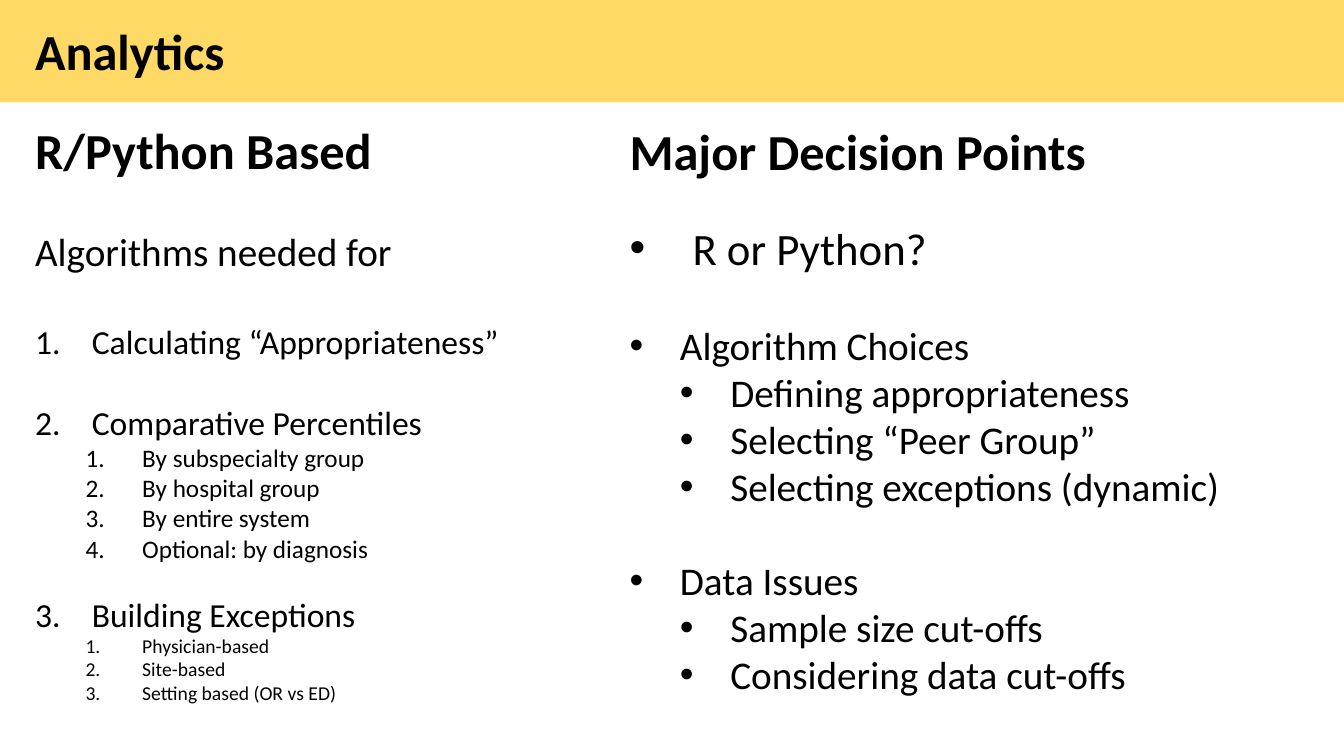
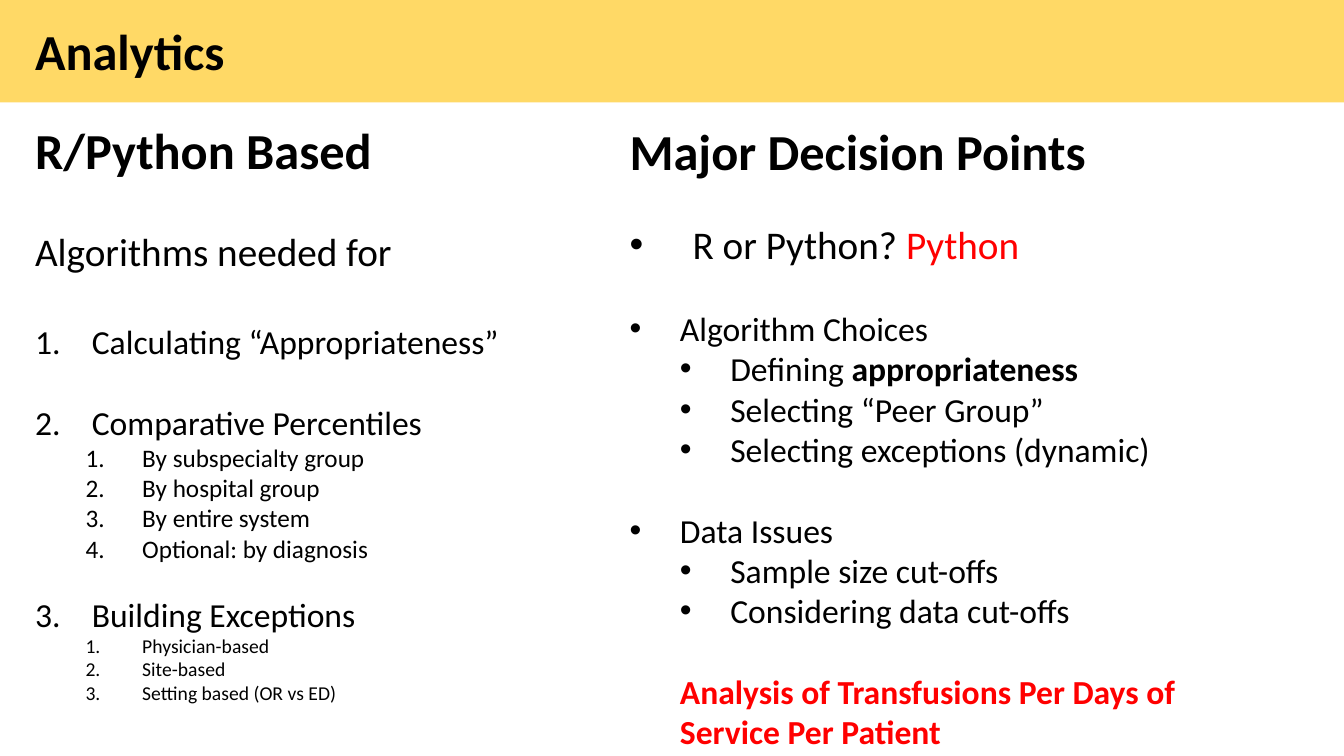
Before and after one commit to RazaS/GADGET_public, a slide deck: slide 4 of GADGET_Blueprint_1.pptx. Drawn at 1344x756 pixels with LibreOffice and Linux fonts; fonts in the diff are those of the drawing. Boxes give left, top, right and bottom in pixels: in the first picture for what was removed or moved away, otherwise in the second. Text is boxed around its words. In the diff, an @@ line names an element or a change of style, - is before the commit and + after.

```diff
--- a/GADGET_Blueprint_1.pptx
+++ b/GADGET_Blueprint_1.pptx
@@ text at bbox=[693, 231, 1019, 266]: text changed; size 32 to 28 pt @@
-• R or Python?
+• R or Python? Python
@@ text at bbox=[680, 317, 1150, 629]: size 28 to 24 pt in "Algorithm Choices", "Defining appropriateness", "Selecting “Peer Group”", "Selecting exceptions (dynamic)" and 3 more places; bold on in "appropriateness" @@
@@ text at bbox=[680, 680, 1175, 745]: paragraph added @@
+  Analysis of Transfusions Per Days of Service Per Patient
```
Also in this commit, not shown: 2 other slides changed.
